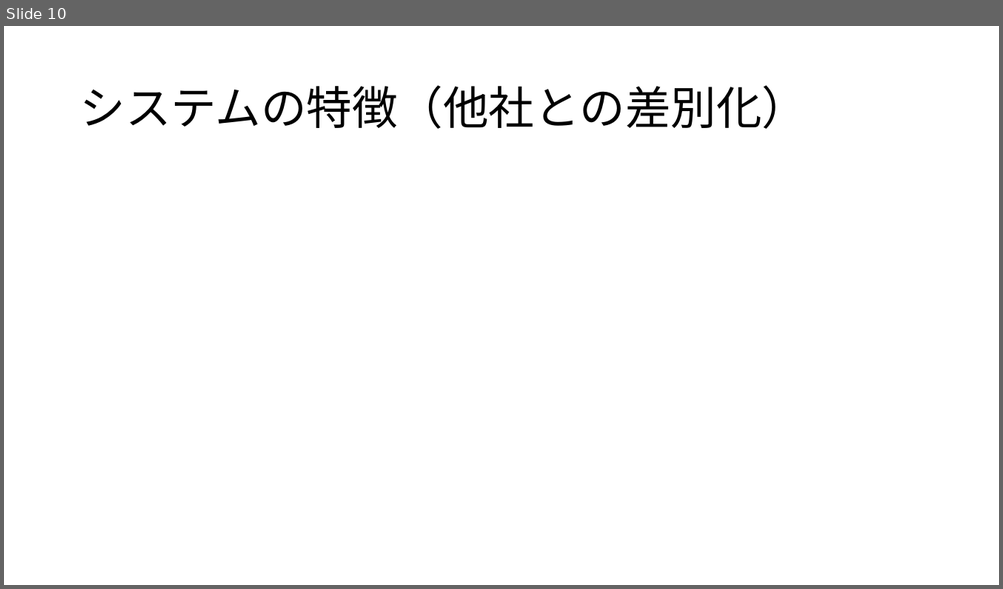
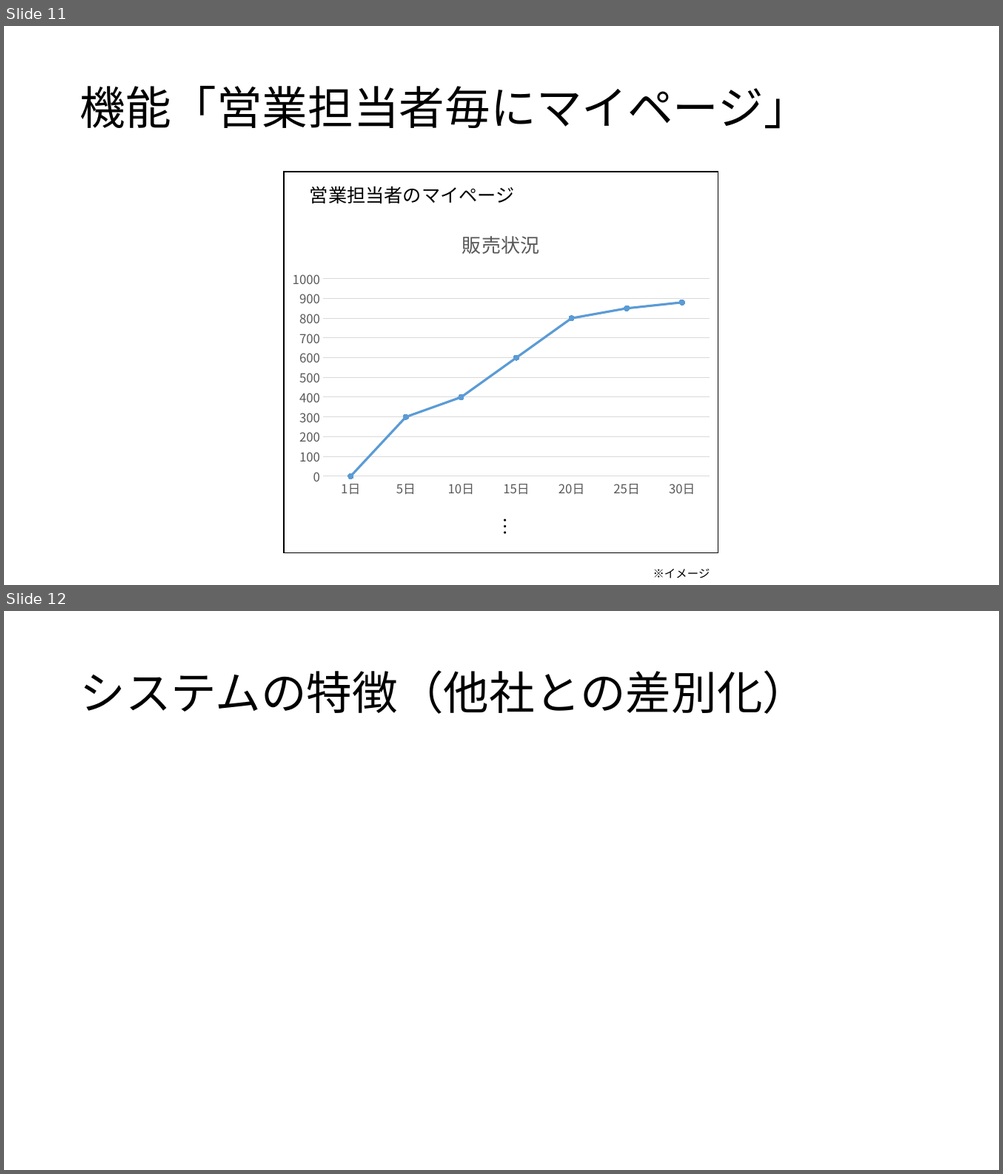
Before and after one commit to masapoyo/sugukuru, a slide deck: Presentation/要件定義.pptx. Shown one above the other, each under a label of ours: slide 10 before the commit, slides 11 and 12 after it. The pictures are 1003x589 and 1003x1174 pixels, drawn with LibreOffice and Linux fonts; fonts in the diff are those of the drawing. Boxes give left, top, right and bottom in pixels: in the first picture for what was removed or moved away, otherwise in the second. Text is boxed around its words. In the diff, an @@ line names an element or a change of style, - is before the commit and + after.

```diff
--- a/Presentation/要件定義.pptx
+++ b/Presentation/要件定義.pptx
@@ slide 11 added at <box>4,26,999,585</box>, background #FFFFFF @@
@@ title added at <box>79,86,808,129</box>, 44 pt, text #000000 @@
+機能「営業担当者毎にマイページ」
@@ rectangle added at <box>284,172,718,553</box>, fill #FFFFFF, outline #000000 1 pt @@
@@ text added at <box>310,186,515,204</box>, 18 pt, text #000000 @@
+営業担当者のマイページ
@@ line chart added at <box>284,215,718,504</box> @@
+title "販売状況 "
+categories: 1日, 5日, 10日, 15日, 20日, 25日, 30日
+Series 1: 0, 300, 400, 600, 800, 850, 880
@@ text added at <box>461,511,521,537</box>, 18 pt, text #000000 @@
+…
@@ text added at <box>653,569,710,579</box>, 11 pt, text #000000 @@
+※イメージ
@@ what was slide 10 is now slide 12 @@
```
Also in this commit, not shown: 5 slides changed, 2 other slides added, 1 slide removed.
